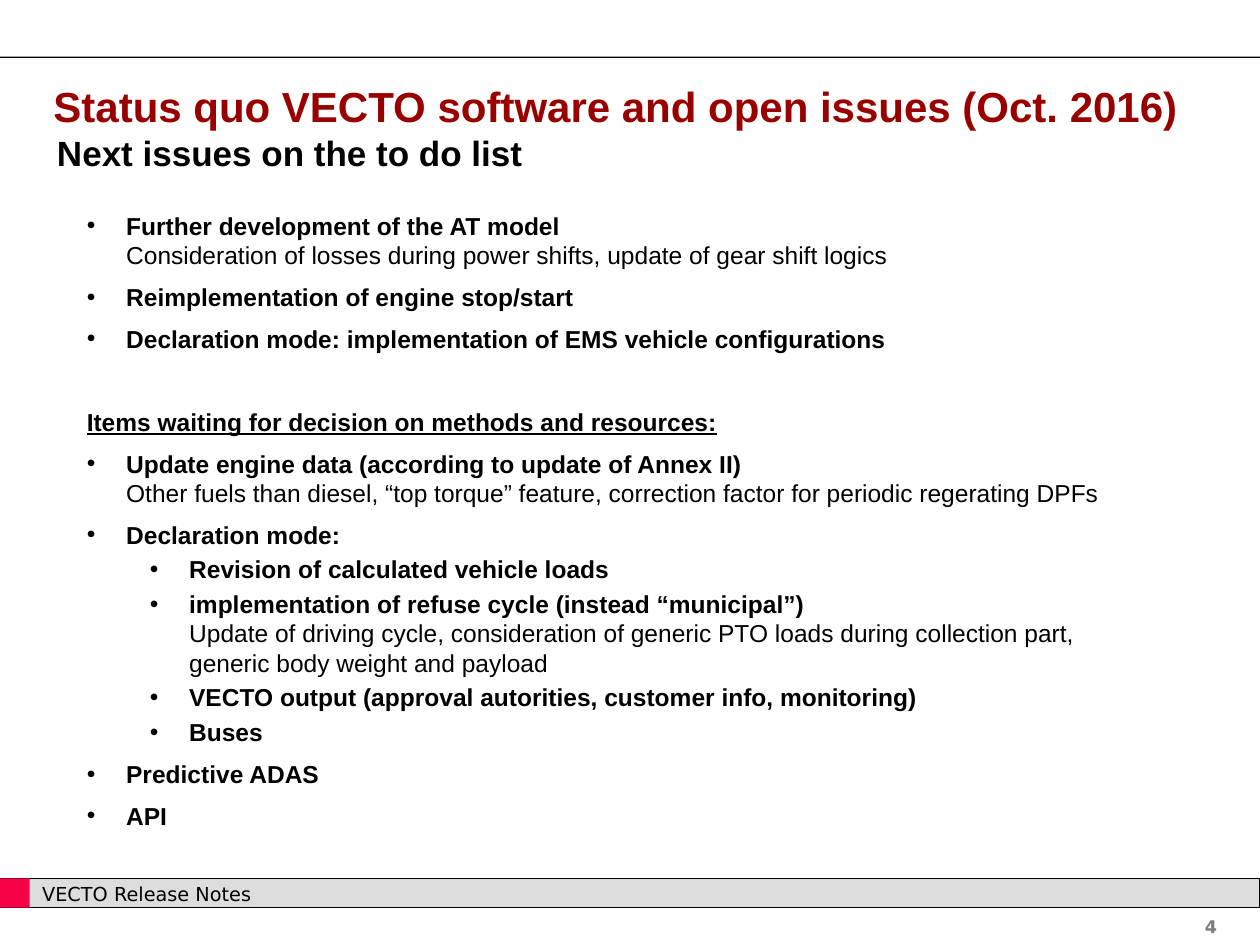
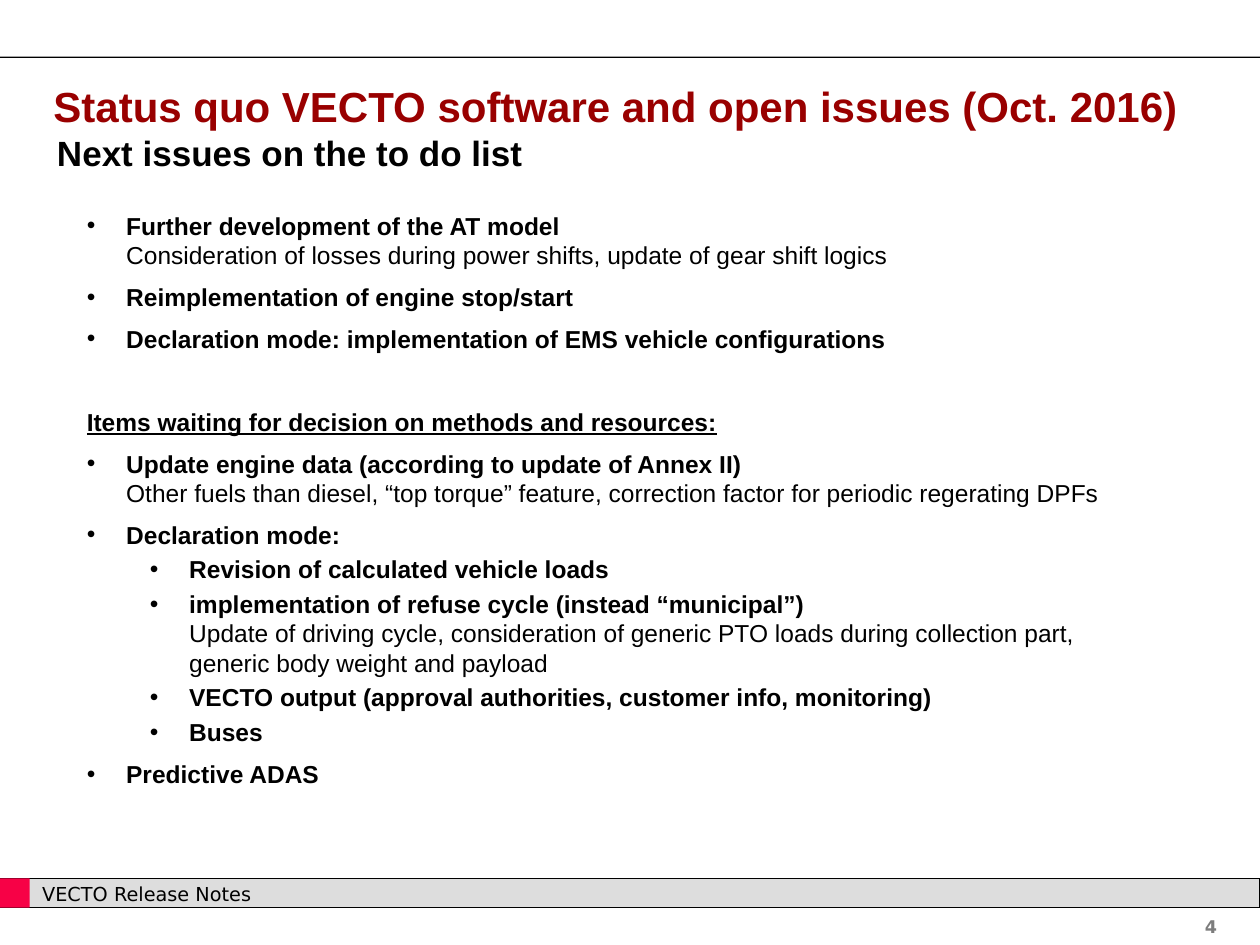
Before and after one commit to tanawadeatharva/BharatVECTO, a slide deck: slide 4 of Documentation/User Manual Source/Release Notes Vecto3.x.pptx. Drawn at 1260x945 pixels with LibreOffice and Linux fonts; fonts in the diff are those of the drawing; background and template pictures are left out. Boxes give left, top, right and bottom in pixels: in the first picture for what was removed or moved away, otherwise in the second. Text is boxed around its words. In the diff, an @@ line names an element or a change of style, - is before the commit and + after.

```diff
--- a/Documentation/User Manual Source/Release Notes Vecto3.x.pptx
+++ b/Documentation/User Manual Source/Release Notes Vecto3.x.pptx
@@ text at [189, 688, 931, 712]: text changed @@
-  • VECTO output (approval autorities, customer info, monitoring)
+  • VECTO output (approval authorities, customer info, monitoring)
@@ text at [126, 808, 167, 825]: paragraph removed @@
-• API
```
Also in this commit, not shown: 2 other slides changed, 1 other file.
